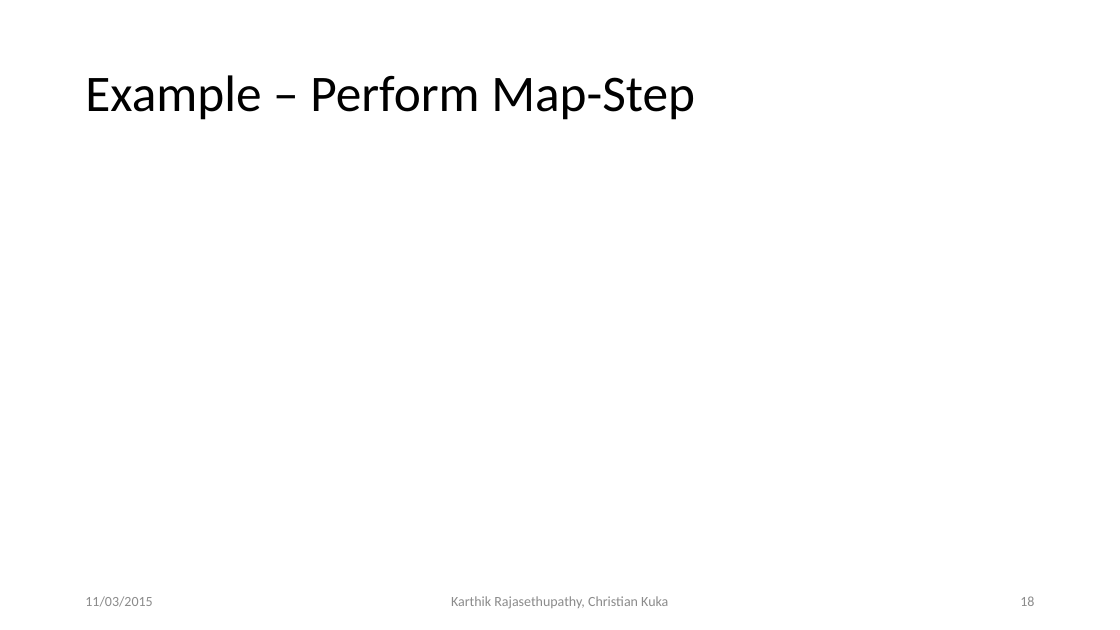
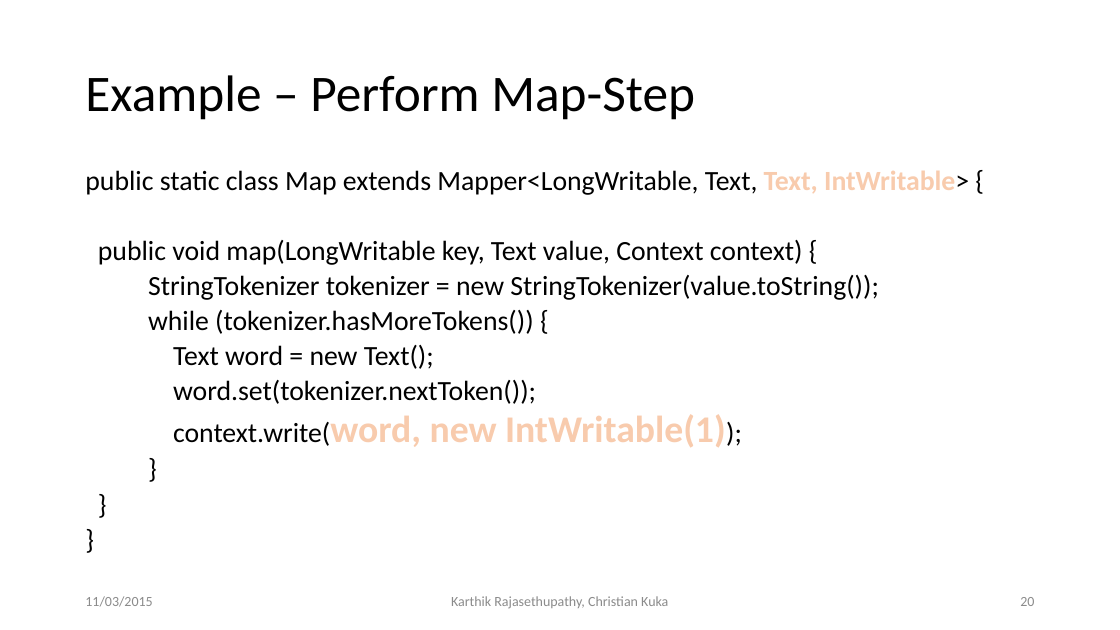
Before and after one commit to ckuka/SHDS, a slide deck: slide 20 of slides/ShanghaiDataScience_Master.pptx (slide 18 before the commit). Drawn at 1120x630 pixels with LibreOffice and Linux fonts; fonts in the diff are those of the drawing. Boxes give left, top, right and bottom in pixels: in the first picture for what was removed or moved away, otherwise in the second. Text is boxed around its words. In the diff, an @@ line names an element or a change of style, - is before the commit and + after.

```diff
--- a/slides/ShanghaiDataScience_Master.pptx
+++ b/slides/ShanghaiDataScience_Master.pptx
@@ text added at <box>85,170,969,447</box>, 23.8 pt, text #000000 @@
+public static class Map extends Mapper<LongWritable, Text, Text, IntWritable> {
+public void map(LongWritable key, Text value, Context context) {
+StringTokenizer tokenizer = new StringTokenizer(value.toString());
+while (tokenizer.hasMoreTokens()) {
+Text word = new Text();
+word.set(tokenizer.nextToken());
+context.write(word, new IntWritable(1));
+}
+}
+}
@@ page number at <box>1020,597,1034,606</box>: text changed @@
-18
+20
```
Also in this commit, not shown: 8 other slides changed, 3 slides added, 4 other files.
